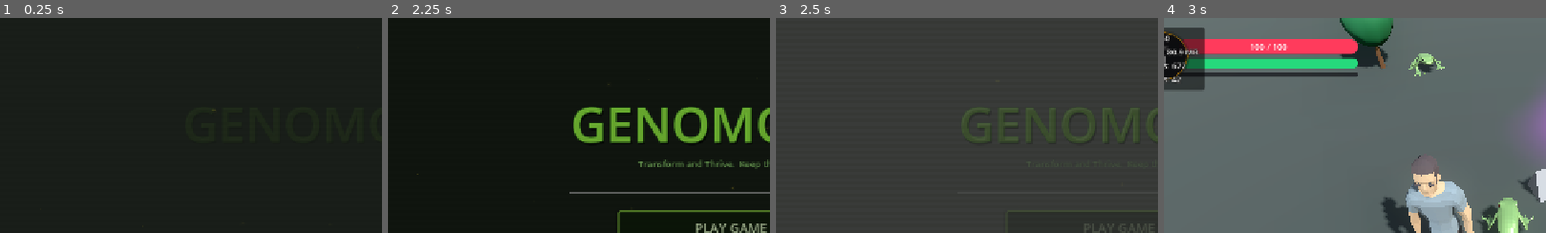
Above: before the commit, frames 1-4 (left to right).
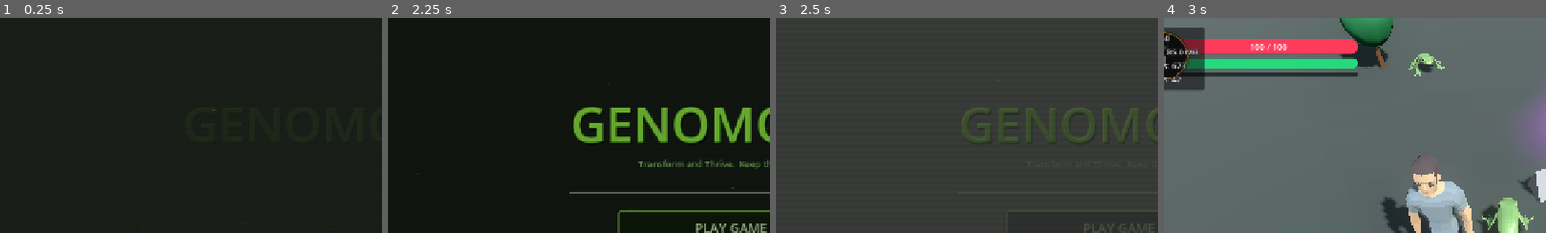
Above: after the commit, the same moments.

Repository: TradsKraken/GENOMORPH-
Game: Godot game, scene res://ui/main_menu.tscn
The game is run twice, just before and just after one commit, with the same random seed, the same clock (stepped at 60 frames per second) and the same inputs.
Inputs (mouse positions are % of the whole screen's width and height, from its top left):
- Up to frame 1 (0.25 s): no input
- Up to frame 2 (2.25 s): tap Enter (ui_accept) at 0.5, 0.77 s; move the mouse to (72, 45) at 0.52 s; hold Right (ui_right) 0.53-1.25 s; click (72, 45) at 0.67 s; click "PLAY GAME" at 1.25 s; click "PLAY GAME" at 2 s
- Up to frame 3 (2.5 s): no input
- Up to frame 4 (3 s): drag from (30, 55) to (45, 70) at 2.77 s
The pictures show only the part of the screen within x 5-55%, y 0-50%; the shares and areas given below are measured in that part.

Frames 1-3 are identical in both runs. In frame 4, less than 0.1% of the frame differs, in the area x 2-72%, y 15-27%.

Commit message:
feat: initialize level scene and implement npc_frog script

Diff:
--- a/levels/node_3d.tscn
+++ b/levels/node_3d.tscn
@@ -1,6 +1,7 @@
 [gd_scene format=3 uid="uid://byhayabks6fn4"]
 
 [ext_resource type="Script" uid="uid://61raa3sdio51" path="res://levels/camera_3d.gd" id="1_a202f"]
+[ext_resource type="Script" uid="uid://ducc3imx6yxhg" path="res://levels/npc_frog.gd" id="2_fhumt"]
 [ext_resource type="PackedScene" uid="uid://ea7e13ofj3cp" path="res://player/player.tscn" id="2_player"]
 [ext_resource type="Script" uid="uid://c4or157xwuy2k" path="res://ui/virtual_joystick.gd" id="3_joystick"]
 [ext_resource type="Script" uid="uid://1tkj0fahqgl2" path="res://levels/tree_spawner.gd" id="4_tree_spawner"]
@@ -1739,6 +1740,7 @@
 
 [node name="Frog NPC" parent="." unique_id=980342005 instance=ExtResource("7_4b24i")]
 transform = Transform3D(0.539961, 0, 0.32456455, 0, 0.63, 0, -0.32456455, 0, 0.539961, -5.0990906, 0.005617738, -12.969448)
+script = ExtResource("2_fhumt")
 
 [node name="Frog Player" parent="." unique_id=1867651735 instance=ExtResource("2_player")]
 transform = Transform3D(-0.595, 0, -5.2016553e-08, 0, 0.595, 0, 5.2016553e-08, 0, -0.595, 0, 0, 0)
--- /dev/null
+++ b/levels/npc_frog.gd
@@ -0,0 +1,46 @@
+extends Node3D
+
+@export var interact_distance: float = 4.0
+@export var prompt_text: String = "Talk with Lolo Palaka..."
+
+var _label: Label3D
+var _anim_player: AnimationPlayer
+
+func _ready() -> void:
+	# Create a floating 3D text label above the frog dynamically
+	_label = Label3D.new()
+	_label.text = prompt_text
+	_label.billboard = BaseMaterial3D.BILLBOARD_ENABLED
+	_label.no_depth_test = true # Ensure it draws on top of other objects
+	_label.position = Vector3(0, 1.5, 0) # Height above the frog
+	_label.font_size = 70
+	_label.outline_size = 8
+	_label.visible = false
+	add_child(_label)
+
+	# Find the animation player and play the idle animation
+	_anim_player = _find_anim_player(self)
+	if _anim_player:
+		var idle_anim = _anim_player.get_animation("FrogArmature|Frog_Idle")
+		if idle_anim:
+			idle_anim.loop_mode = Animation.LOOP_LINEAR
+		_anim_player.play("FrogArmature|Frog_Idle")
+
+func _process(_delta: float) -> void:
+	# Check distance to the player to show/hide the prompt
+	var player = get_tree().get_first_node_in_group("player")
+	if player:
+		var dist = global_position.distance_to(player.global_position)
+		if dist <= interact_distance:
+			_label.visible = true
+		else:
+			_label.visible = false
+
+func _find_anim_player(node: Node) -> AnimationPlayer:
+	if node is AnimationPlayer:
+		return node
+	for child in node.get_children():
+		var result = _find_anim_player(child)
+		if result:
+			return result
+	return null
Not shown, added: levels/npc_frog.gd.uid
